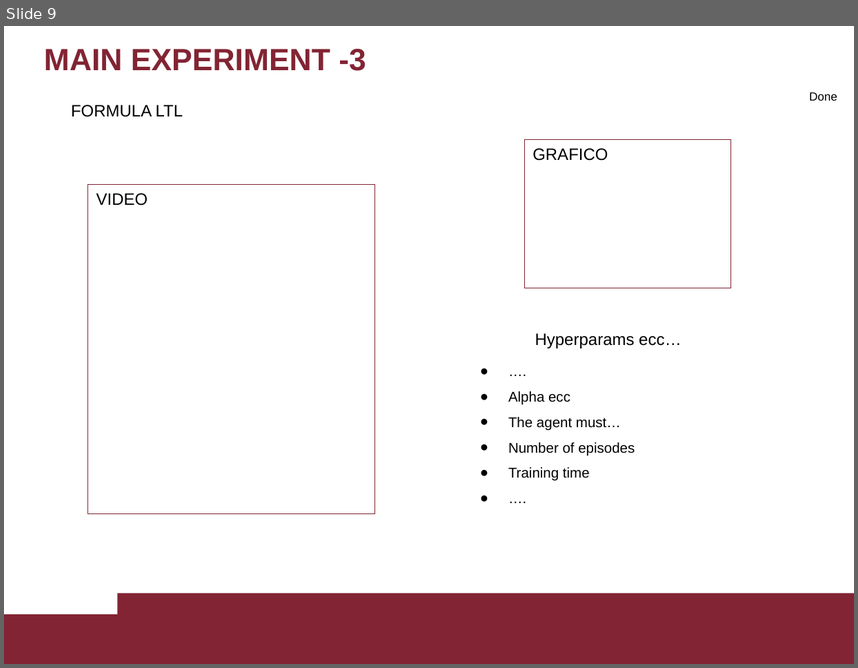
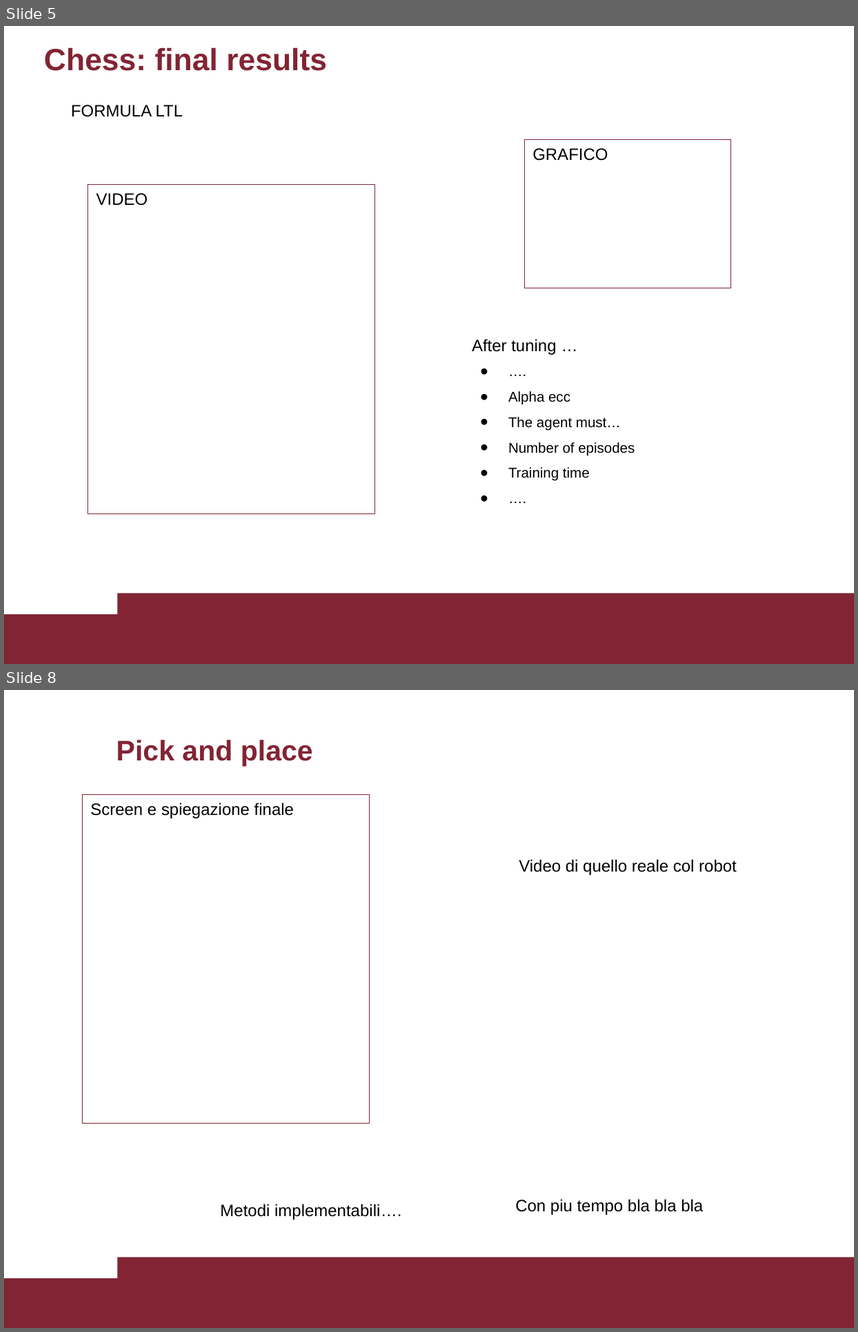
Before and after one commit to Nicodman/Reasoning_Agents_2020, a slide deck: Resogning_Agents.pptx. Shown one above the other, each under a label of ours: slide 9 before the commit, slides 5 and 8 after it; the slides between them are not shown. The pictures are 858x668 and 858x1332 pixels, drawn with LibreOffice and Linux fonts; fonts in the diff are those of the drawing. Boxes give left, top, right and bottom in pixels: in the first picture for what was removed or moved away, otherwise in the second. Text is boxed around its words. In the diff, an @@ line names an element or a change of style, - is before the commit and + after.

```diff
--- a/Resogning_Agents.pptx
+++ b/Resogning_Agents.pptx
@@ slide 8 added at box(4, 690, 854, 1328), background #FFFFFF; not listed: 2 template elements that a slide beside it also shows @@
@@ title added at box(116, 740, 313, 766), 24 pt, text #822433, bold @@
+Pick and place
@@ rectangle added at box(82, 795, 370, 1123), outline #822433 0.75 pt, 14 pt, text #000000 @@
+Screen e spiegazione finale
@@ text added at box(519, 859, 737, 875), 14 pt, text #000000 @@
+Video di quello reale col robot
@@ text added at box(220, 1203, 401, 1219), 14 pt, text #000000 @@
+Metodi implementabili….
@@ text added at box(515, 1199, 703, 1214), 14 pt, text #000000 @@
+Con piu tempo bla bla bla
@@ what was slide 9 is now slide 5 @@
@@ slide 5 changed as well @@
@@ title at box(44, 47, 327, 71): text changed @@
-MAIN EXPERIMENT -3
+Chess: final results
@@ rectangle removed at box(808, 86, 828, 106) @@
@@ text removed at box(809, 92, 838, 101) @@
-Done
@@ text at box(472, 339, 556, 354): text changed @@
-Hyperparams ecc…
+After tuning …
```
Also in this commit, not shown: 3 other slides changed, 5 other slides added, 9 slides removed, 12 other files.
